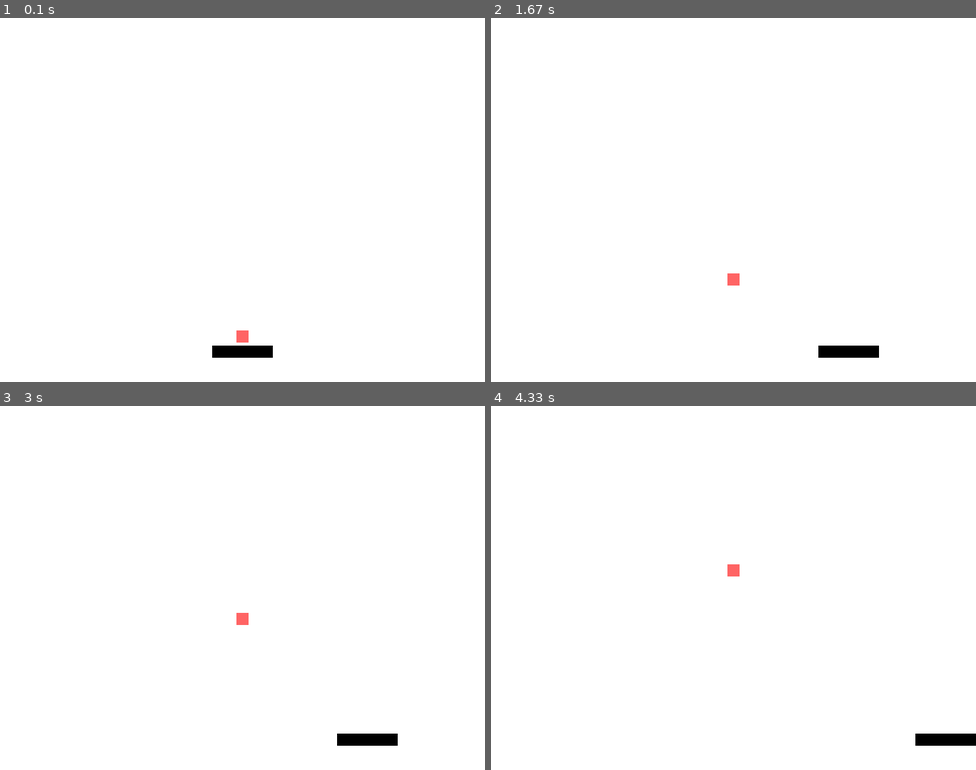
Above: before the commit, frames 1-4 (two rows, left to right).
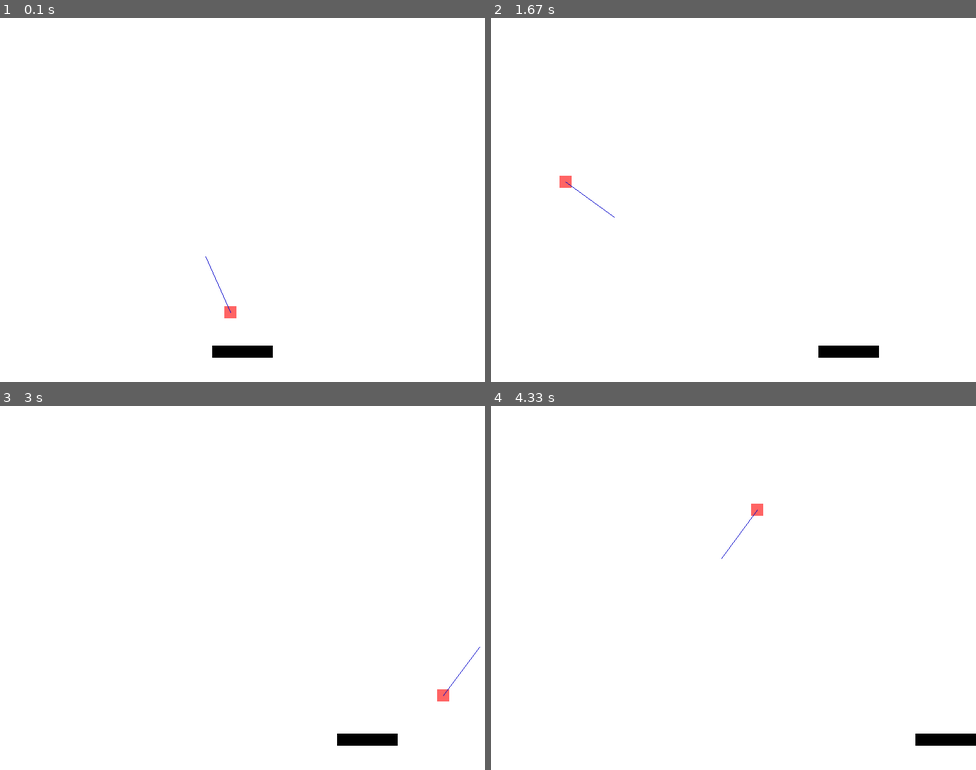
Above: after the commit, the same moments.

Repository: JohnAndPython/Pygame_Breakout
Game: pygame game, started from main.py
The game is run twice, just before and just after one commit, with the same random seed, the same clock (stepped at 60 frames per second) and the same inputs.
Inputs:
- Up to frame 1 (0.1 s): no input
- Up to frame 2 (1.67 s): hold Right 0.33-0.8 s; hold Right 0.83-1.3 s; hold Left from 1.33 s (still down)
- Up to frame 3 (3 s): release Left at 1.87 s; hold Left 1.9-2.3 s; hold Right 2.33-2.97 s
- Up to frame 4 (4.33 s): hold Left 3-3.47 s; hold Right 3.5-3.97 s; hold Right from 4 s (still down)

The runs differ from the first frame. In frame 1, 0.2% of the frame differs, in the area x 42-52%, y 65-90%; in frame 2, 0.2%; in frame 3, 0.2%; in frame 4, 0.2%.

Commit message:
updatet collision logic for the ball

Diff:
--- a/main.py
+++ b/main.py
@@ -1,7 +1,7 @@
 import pygame
 import time
 import sys
-from math import sin, cos, radians
+from math import sin, cos, radians, sqrt
 import random
 
 from cls_block import Block
@@ -41,20 +41,20 @@
 ball = Ball()
 ball.rect.centerx = paddle.rect.centerx
 ball.rect.bottom = paddle.rect.top
-ball.speed = 100
+ball.speed = 600
 ball.direction_x = -1
 ball.direction_y = -1
+ball_can_collide = True
 
 ball_angle = radians(random.randint(30, 150))
+print(ball_angle, ball.rect.centerx, ball.rect.centery)
 
-ball.direction_x = cos(ball_angle)
-ball.direction_y = -sin(ball_angle)
 
-print(cos(ball_angle), -sin(ball_angle))
-
-print(cos(radians(30)), cos(radians(60)))
-print(sin(radians(30)), sin(radians(60)))
-
+x = (ball.speed * abs(cos(ball_angle)))
+y = (ball.speed * sin(ball_angle))
+length = sqrt(x**2 + y**2)
+new_x = x / length
+new_y = y / length
 
 
 
@@ -92,15 +92,53 @@
             paddle.rect.left = 0
 
 
-    ball.rect.move_ip(ball.speed * ball.direction_x * dt, ball.speed * ball.direction_y * dt)
+
 
     if ball.rect.right >= SCREEN_WIDTH or ball.rect.left <= 0:
         ball.direction_x *= -1
+        ball_angle = radians(random.randint(30, 60))
+        print(ball_angle, ball_angle * ball.speed, sin(ball_angle), ball.speed * sin(ball_angle), abs(cos(ball_angle)), ball.speed * abs(cos(ball_angle)))
+
+        x = (ball.speed * abs(cos(ball_angle)))
+        y = (ball.speed * sin(ball_angle))
+        new_x = x / ball.speed
+        new_y = y / ball.speed
+
+        if ball.rect.right >= SCREEN_WIDTH:
+            ball.rect.right = SCREEN_WIDTH - 1
+
+        elif ball.rect.left <= 0:
+            ball.rect.left = 1
+
+    if ball.rect.top <= 0 or ball.rect.bottom >= SCREEN_HEIGHT:
+        ball.direction_y *= -1
+        ball_angle = radians(random.randint(30, 60))
+        print(ball_angle, ball_angle * ball.speed, sin(ball_angle), ball.speed * sin(ball_angle), abs(cos(ball_angle)), ball.speed * abs(cos(ball_angle)))
+
+        x = (ball.speed * abs(cos(ball_angle)))
+        y = (ball.speed * sin(ball_angle))
+        new_x = x / ball.speed
+        new_y = y / ball.speed
+
+        if ball.rect.top <= 0:
+            ball.rect.top = 1
+
+        elif ball.rect.bottom >= SCREEN_HEIGHT:
+            ball.rect.bottom = SCREEN_HEIGHT - 1
+
+    if ball.rect.colliderect(paddle.rect):
+        ball.direction_y *= -1
+        ball_angle = radians(random.randint(30, 60))
+
+
+        x = (ball.speed * abs(cos(ball_angle)))
+        y = (ball.speed * sin(ball_angle))
+        new_x = x / ball.speed
+        new_y = y / ball.speed
 
 
 
-    if ball.rect.top <= 0 or ball.rect.bottom >= SCREEN_HEIGHT:
-        ball.direction_y *= -1
+    ball.rect.move_ip(ball.speed * abs(cos(ball_angle)) * ball.direction_x * dt, ball.speed * sin(ball_angle) * ball.direction_y * dt)
 
 
 
@@ -113,6 +151,7 @@
     screen.fill((255,255,255))
     paddle.draw(screen)
     ball.draw(screen)
+    pygame.draw.line(screen, (0, 0, 200), (ball.rect.centerx, ball.rect.centery), (ball.rect.centerx + new_x * 100 * ball.direction_x, ball.rect.centery + new_y * 100 * ball.direction_y))
 
 
     #update display
